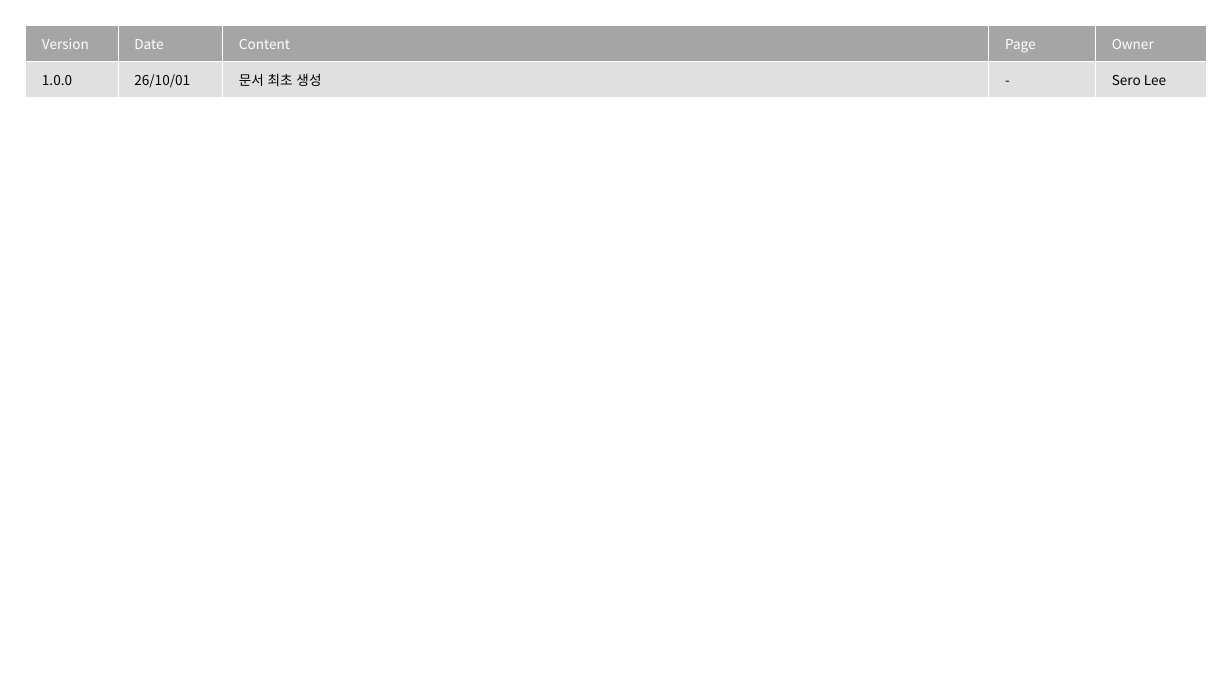
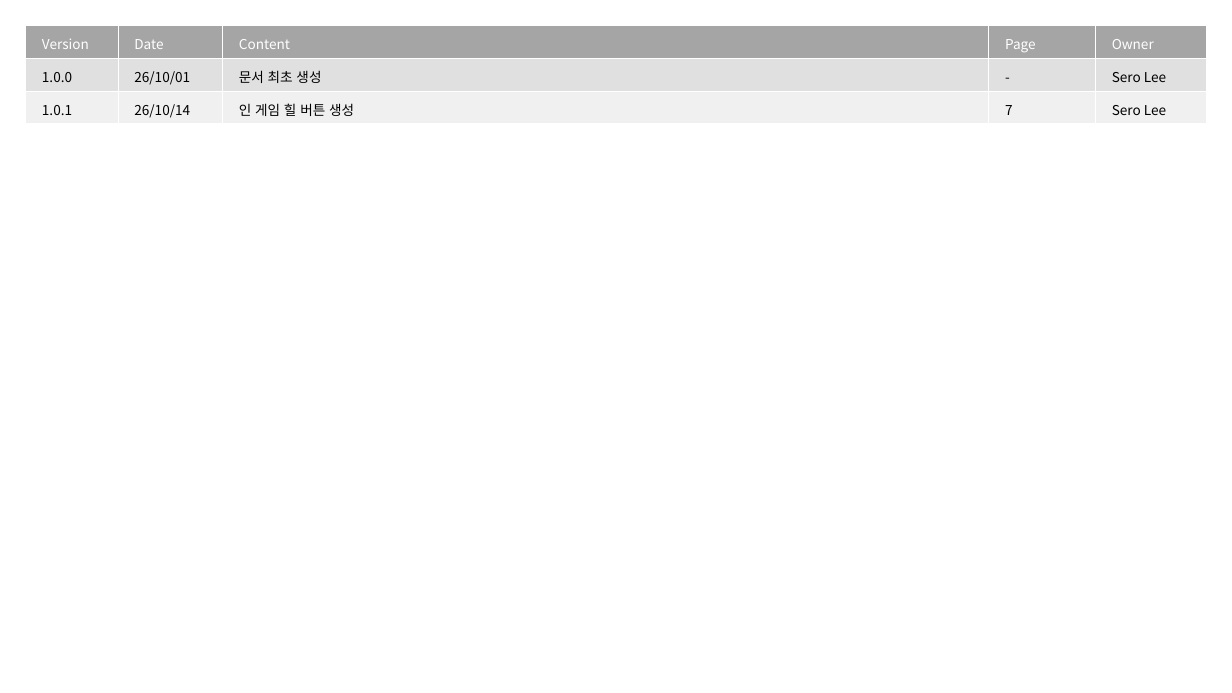
Before and after one commit to Sero-Github/ProjectP, a slide deck: slide 5 of Game Design Documents/UXUI/InGame_SYSTEM_LOCALE.pptm. Drawn at 1232x693 pixels with LibreOffice and Linux fonts; fonts in the diff are those of the drawing. Boxes give left, top, right and bottom in pixels: in the first picture for what was removed or moved away, otherwise in the second. Text is boxed around its words. In the diff, an @@ line names an element or a change of style, - is before the commit and + after.

```diff
--- a/Game Design Documents/UXUI/InGame_SYSTEM_LOCALE.pptm
+++ b/Game Design Documents/UXUI/InGame_SYSTEM_LOCALE.pptm
@@ table at <box>26,26,1206,124</box> @@
+row 3: 1.0.1 | 26/10/14 | 인 게임 힐 버튼 생성 | 7 | Sero Lee
```
Also in this commit, not shown: 1 other slide changed, 2 other files.
